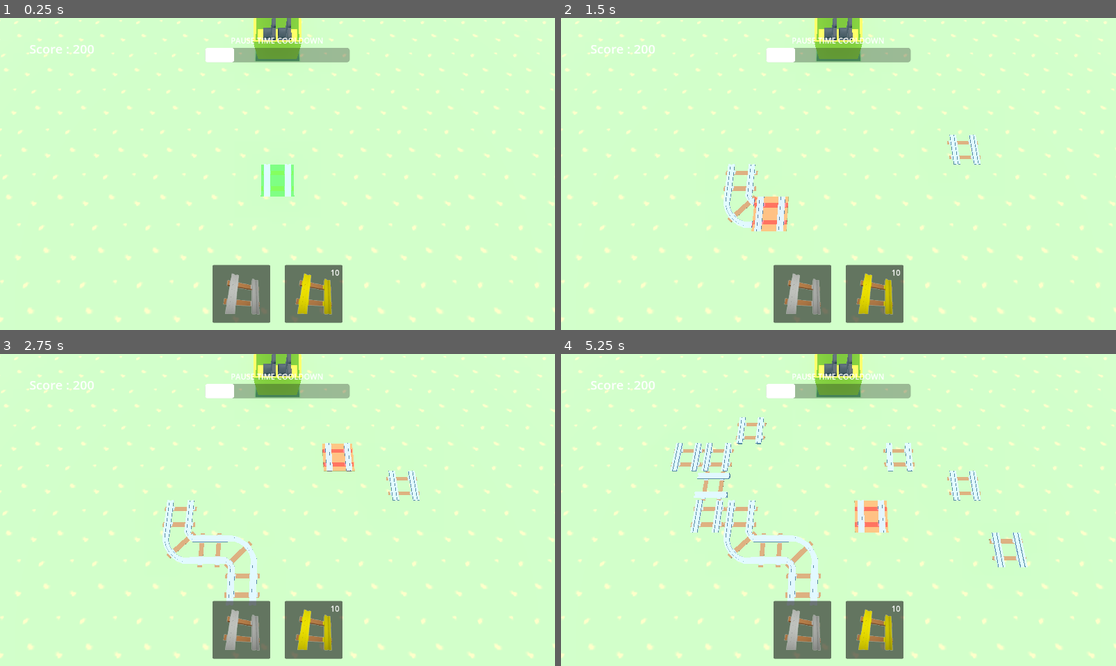
Above: before the commit, frames 1-4 (two rows, left to right).
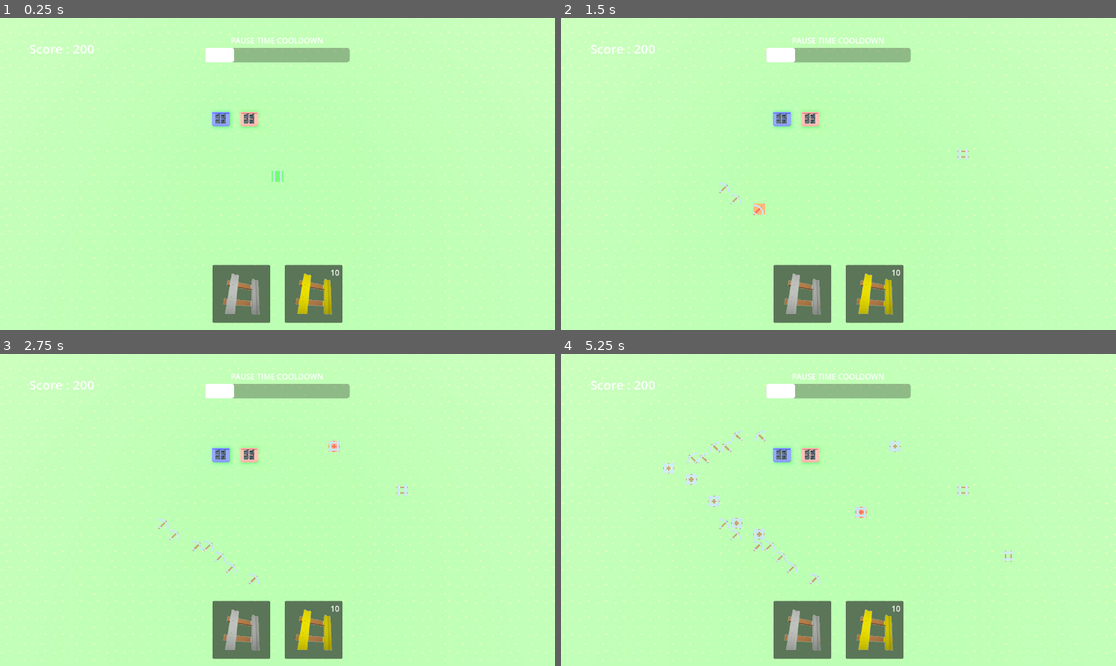
Above: after the commit, the same moments.

Repository: RaghavGohil/gic-jam-2025
Game: Godot game, scene res://node_3d.tscn
Same seed, same stepped clock (60 frames per second), same inputs: the game is played once before the commit and once after it.
Inputs (mouse positions are in pixels of both pictures, inside the frame that each line leads up to):
- Up to frame 1 (0.25 s): no input
- Up to frame 2 (1.5 s): tap Enter at 0.5 s; move the mouse to (960, 158) at 0.52 s; tap 1 at 0.6 s; click (960, 158) at 0.67 s; tap 2 at 0.8 s; tap Space at 1.25 s; drag from (727, 189) to (810, 236) at 1.27 s
- Up to frame 3 (2.75 s): tap Enter at 2 s; move the mouse to (333, 441) at 2.02 s; tap 3 at 2.1 s; click (333, 441) at 2.17 s; tap R at 2.3 s
- Up to frame 4 (5.25 s): tap Space at 2.75, 4.25 s; drag from (810, 572) to (672, 463) at 2.77 s; tap Enter at 3.5 s; move the mouse to (1005, 556) at 3.52 s; tap 1 at 3.6 s; click (1005, 556) at 3.67 s; tap 2 at 3.8 s; drag from (672, 463) to (755, 432) at 4.27 s; move the mouse to (866, 510) at 5.02 s; tap 3 at 5.1 s; click (866, 510) at 5.17 s

The runs differ from the first frame. In frame 1, 6.3% of the frame differs, in the area x 0-100%, y 0-99%; in frame 2, 7.3%; in frame 3, 8.1%; in frame 4, 10%.

Commit message:
removed auto track making and added coaster spawning

Diff:
--- /dev/null
+++ b/coaster_spawner.gd
@@ -0,0 +1,102 @@
+extends Node3D
+
+@export var coaster_scene: PackedScene  # Assign the coaster scene in the Inspector
+@export var min_train_length: int = 2  # Minimum number of coasters
+@export var max_train_length: int = 6  # Maximum number of coasters
+@export var grid_size: float = 5.0  # Grid spacing metric
+@export var spawn_height: float = 1.0  # Height of spawned coasters
+
+# Define a set of colors for coasters
+@export var coaster_colors: Array[Color] = [
+	Color.RED, Color.BLUE, Color.GREEN, Color.YELLOW, Color.ORANGE, Color.PURPLE
+]
+
+# Possible movement directions
+var DIRECTIONS = [
+	Vector3.FORWARD, Vector3.BACK,  # Up, Down
+	Vector3.LEFT, Vector3.RIGHT  # Left, Right
+]
+
+func _ready() -> void:
+	spawn_coasters()
+
+func spawn_coasters():
+	if coaster_scene == null:
+		print("No coaster scene assigned!")
+		return
+
+	var train_length = randi_range(min_train_length, max_train_length)  # Random train length
+	var start_position = global_transform.origin  # Starting position of the train
+
+	print("Spawning a train with", train_length, "coasters")
+
+	# Choose a random movement pattern
+	var pattern = _choose_spawn_pattern(train_length)
+
+	var current_position = start_position  # Initialize position
+
+	for i in range(train_length):
+		var coaster = coaster_scene.instantiate()
+		var direction = pattern[i]  # Direction for this coaster
+		current_position += direction * grid_size  # Move position based on direction
+
+		coaster.global_transform.origin = current_position
+		coaster.transform.basis = _calculate_rotation(direction)  # Rotate properly
+		add_child(coaster)  # Add to scene
+
+		# Assign a unique color
+		var color_index = i % coaster_colors.size()
+		_assign_color(coaster, coaster_colors[color_index])
+
+		print("Spawned coaster at:", current_position, "Direction:", direction, "Color:", coaster_colors[color_index])
+
+# Function to assign color to coaster's material
+func _assign_color(coaster: Node3D, color: Color):
+	var coaster_mesh = coaster.get_child(0)
+	if coaster_mesh is MeshInstance3D:
+		var material = coaster_mesh.get_surface_override_material(0)
+		if material == null:
+			material = StandardMaterial3D.new()
+			coaster_mesh.set_surface_override_material(0, material)
+		material.albedo_color = color
+	elif coaster.has_node("MeshInstance3D"):  # If the coaster has a mesh child
+		var mesh_instance = coaster.get_node("MeshInstance3D")
+		var material = StandardMaterial3D.new()
+		material.albedo_color = color
+		mesh_instance.set_surface_override_material(0, material)
+
+# Function to determine train shape (Straight-line or L-shape in any direction)
+func _choose_spawn_pattern(train_length: int) -> Array[Vector3]:
+	var pattern : Array[Vector3] = []
+	var is_l_shape = randi() % 2 == 0  # 50% chance of L-shape
+
+	# Pick a random starting direction
+	var straight_dir = DIRECTIONS[randi() % DIRECTIONS.size()]
+	var turn_dir = _choose_turn_direction(straight_dir)  # Get a valid turn
+
+	if is_l_shape and train_length > 2:
+		# First half in one direction, second half turns
+		for i in range(train_length):
+			if i < train_length / 2:
+				pattern.append(straight_dir)
+			else:
+				pattern.append(turn_dir)
+	else:
+		# Straight line
+		for i in range(train_length):
+			pattern.append(straight_dir)
+
+	return pattern
+
+# Function to choose a valid turn direction for L-shape
+func _choose_turn_direction(straight_dir: Vector3) -> Vector3:
+	if straight_dir == Vector3.FORWARD or straight_dir == Vector3.BACK:
+		return Vector3.LEFT if randi() % 2 == 0 else Vector3.RIGHT
+	else:
+		return Vector3.FORWARD if randi() % 2 == 0 else Vector3.BACK
+
+# Function to calculate correct rotation based on direction with a 90-degree offset
+func _calculate_rotation(direction: Vector3) -> Basis:
+	var basis = Basis().looking_at(direction, Vector3.UP)  # Original orientation
+	var rotation_offset = Basis(Vector3.UP, deg_to_rad(90))  # 90-degree rotation around UP axis
+	return basis * rotation_offset  # Apply the offset
--- /dev/null
+++ b/model_scenes/coaster.tscn
@@ -0,0 +1,5 @@
+[gd_scene load_steps=2 format=3 uid="uid://bnndf568qm75j"]
+
+[ext_resource type="PackedScene" uid="uid://diiel01barb7y" path="res://models/coaster.fbx" id="1_de7eu"]
+
+[node name="coaster" instance=ExtResource("1_de7eu")]
--- a/node_3d.tscn
+++ b/node_3d.tscn
@@ -1,22 +1,25 @@
-[gd_scene load_steps=20 format=3 uid="uid://tqkk3fnilm6j"]
-
-[ext_resource type="PackedScene" uid="uid://diiel01barb7y" path="res://coaster.fbx" id="1_7flm2"]
+[gd_scene load_steps=23 format=3 uid="uid://tqkk3fnilm6j"]
+
+[ext_resource type="Script" path="res://coaster_spawner.gd" id="1_em4fc"]
 [ext_resource type="Texture2D" uid="uid://d3y0bsoqb08tw" path="res://textures/grass.png" id="2_og6wh"]
 [ext_resource type="Script" path="res://scripts/camera.gd" id="2_pk533"]
-[ext_resource type="PackedScene" uid="uid://cf2ajfhvcde4v" path="res://scenes/normal_straight_track.tscn" id="5_vv7c7"]
+[ext_resource type="PackedScene" uid="uid://diiel01barb7y" path="res://models/coaster.fbx" id="2_uvfj1"]
+[ext_resource type="PackedScene" uid="uid://2l1x7qtabqki" path="res://models/tracks/normal_cross_track.fbx" id="5_j21ut"]
+[ext_resource type="PackedScene" uid="uid://c3djgn3a0fxx0" path="res://models/tracks/normal_straight_track.fbx" id="5_nx27v"]
 [ext_resource type="PackedScene" uid="uid://brh4eam4vjm2t" path="res://scenes/normal_curved_track.tscn" id="6_3ipdo"]
 [ext_resource type="Script" path="res://scripts/track_manager.gd" id="6_csse8"]
 [ext_resource type="PackedScene" uid="uid://o75qv3vha5pt" path="res://scenes/golden_straight_track.tscn" id="7_6h50n"]
 [ext_resource type="PackedScene" uid="uid://jb6r8a4rbx8x" path="res://model_scenes/normal_track.tscn" id="7_f8tc7"]
 [ext_resource type="PackedScene" uid="uid://j7duat04er66" path="res://model_scenes/golden_track.tscn" id="7_y4crk"]
 [ext_resource type="PackedScene" uid="uid://t3vrfreli3s5" path="res://scenes/golden_curved_track.tscn" id="8_b07y4"]
+[ext_resource type="PackedScene" uid="uid://bqflyyvcskqrf" path="res://models/tracks/golden_cross_track.fbx" id="10_yqw4j"]
 
 [sub_resource type="ProceduralSkyMaterial" id="ProceduralSkyMaterial_obqn7"]
-sky_top_color = Color(0.565765, 0.738521, 0.984149, 1)
-sky_horizon_color = Color(0.451769, 0.715553, 0.992505, 1)
+sky_top_color = Color(0.486518, 0.672223, 0.867064, 1)
+sky_horizon_color = Color(0.486275, 0.670588, 0.866667, 1)
 sky_curve = 0.15529
-ground_bottom_color = Color(0.357118, 0.749961, 1, 1)
-ground_horizon_color = Color(0.377316, 0.649674, 0.998493, 1)
+ground_bottom_color = Color(0.499386, 0.679967, 0.872401, 1)
+ground_horizon_color = Color(0.486275, 0.670588, 0.866667, 1)
 
 [sub_resource type="Sky" id="Sky_avt2k"]
 sky_material = SubResource("ProceduralSkyMaterial_obqn7")
@@ -57,19 +60,24 @@
 [node name="Game" type="Node"]
 
 [node name="DirectionalLight3D" type="DirectionalLight3D" parent="."]
-transform = Transform3D(1, 0, 0, 0, 0.0669879, 0.997754, 0, -0.997754, 0.0669879, 0, 0, 0)
+transform = Transform3D(1, 0, 0, 0, -0.582109, 0.813111, 0, -0.813111, -0.582109, 0, 0, 0)
 light_color = Color(0.88216, 0.803784, 0.79058, 1)
 shadow_enabled = true
 
 [node name="WorldEnvironment" type="WorldEnvironment" parent="."]
 environment = SubResource("Environment_0xoxg")
 
-[node name="coaster" parent="." instance=ExtResource("1_7flm2")]
+[node name="CoasterSpawner" type="Node3D" parent="."]
 transform = Transform3D(1, 0, 0, 0, 1, 0, 0, 0, 1, 0, 0.805877, 0)
+script = ExtResource("1_em4fc")
+coaster_scene = ExtResource("2_uvfj1")
+coaster_colors = Array[Color]([Color(1, 0.48, 0.4, 1), Color(0.4, 0.4, 1, 1), Color(0.4, 1, 0.4, 1), Color(1, 1, 0.4, 1), Color(1, 0.79, 0.4, 1), Color(0.7154, 0.392, 0.98, 1)])
 
 [node name="Camera3D" type="Camera3D" parent="."]
 transform = Transform3D(-1, 8.21506e-08, -2.99003e-08, -9.00006e-09, 0.243463, 0.96991, 8.69583e-08, 0.96991, -0.243463, 0, 12.2235, -12.6535)
+projection = 1
 current = true
+size = 55.099
 script = ExtResource("2_pk533")
 pan_speed = 0.2
 
@@ -87,10 +95,12 @@
 
 [node name="TrackManager" type="Node3D" parent="." node_paths=PackedStringArray("cursor_mesh", "camera")]
 script = ExtResource("6_csse8")
-track_normal_straight = ExtResource("5_vv7c7")
+track_normal_straight = ExtResource("5_nx27v")
 track_normal_curved = ExtResource("6_3ipdo")
+track_normal_cross = ExtResource("5_j21ut")
 track_golden_straight = ExtResource("7_6h50n")
 track_golden_curved = ExtResource("8_b07y4")
+track_golden_cross = ExtResource("10_yqw4j")
 cursor_mesh = NodePath("MeshInstance3D")
 camera = NodePath("../Camera3D")
 
--- a/scripts/camera.gd
+++ b/scripts/camera.gd
@@ -12,9 +12,9 @@
 	# Scroll to Zoom (Changes Y-axis height)
 	if event is InputEventMouseButton:
 		if event.button_index == MOUSE_BUTTON_WHEEL_UP:
-			position.y = max(min_zoom, position.y - zoom_speed)
+			size = max(min_zoom, size - zoom_speed)
 		elif event.button_index == MOUSE_BUTTON_WHEEL_DOWN:
-			position.y = min(max_zoom, position.y + zoom_speed)
+			size = min(max_zoom, size + zoom_speed)
 
 		# Start/Stop Panning with Middle Mouse Button
 		elif event.button_index == MOUSE_BUTTON_MIDDLE:
--- /dev/null
+++ b/scripts/coaster.gd
@@ -0,0 +1,11 @@
+extends Node3D
+
+
+# Called when the node enters the scene tree for the first time.
+func _ready() -> void:
+	pass # Replace with function body.
+
+
+# Called every frame. 'delta' is the elapsed time since the previous frame.
+func _process(delta: float) -> void:
+	pass
--- a/scripts/track_manager.gd
+++ b/scripts/track_manager.gd
@@ -10,15 +10,13 @@
 @export var camera: Camera3D
 
 var selected_material = "normal"
-var last_track = null
-var last_track_pos = null
-var second_last_track = null
-var second_last_track_pos = null
+var selected_track_type = "straight"
 var grid_size = 2.0
 var placing_track = false
+var removing_tracks = false
+var rot = 0
+var track_map = {}
 var preview_track = null
-var track_map = {}
-var removing_tracks = false
 
 func _ready():
 	cursor_mesh.visible = true
@@ -27,34 +25,33 @@
 
 func _process(_delta):
 	update_cursor_position()
-	if placing_track and is_placeable(cursor_mesh.global_transform.origin):
-		place_track(true)
+	if placing_track:
+		place_track()
 	if removing_tracks:
 		remove_track()
 
 func _input(event):
 	if event is InputEventMouseButton:
 		if event.button_index == MOUSE_BUTTON_LEFT:
-			if event.pressed:
-				placing_track = true
-				place_track(false)
-			else:
-				placing_track = false
+			placing_track = event.pressed
+			if placing_track:
+				place_track()
 		elif event.button_index == MOUSE_BUTTON_RIGHT:
-			if event.pressed:
-				removing_tracks = true
+			removing_tracks = event.pressed
+			if removing_tracks:
 				remove_track()
-			else:
-				removing_tracks = false
 
 	if event is InputEventKey and event.pressed:
 		match event.keycode:
 			KEY_Q: selected_material = "normal"; update_preview_track()
 			KEY_E: selected_material = "golden"; update_preview_track()
-			KEY_R: cursor_mesh.rotation_degrees.y += 90
+			KEY_1: selected_track_type = "straight"; update_preview_track()
+			KEY_2: selected_track_type = "curved"; update_preview_track()
+			KEY_3: selected_track_type = "cross"; update_preview_track()
+			KEY_R: rotate_preview_track()
 
 func update_cursor_position():
-	if camera == null:
+	if not camera:
 		print("Error: Camera is not assigned!")
 		return
 
@@ -77,90 +74,33 @@
 		if preview_track:
 			preview_track.global_transform.origin = snapped_position
 			preview_track.visible = is_placeable(snapped_position)
+			preview_track.rotation_degrees.y = rot
 
-func place_track(dragging):
+func place_track():
 	var grid_pos = snap_to_grid(cursor_mesh.global_transform.origin)
 
-	if grid_pos in track_map:
-		# Reset track memory if we try to place on an existing track
-		last_track = null
-		last_track_pos = null
-		second_last_track = null
-		second_last_track_pos = null
+	if track_map.has(grid_pos):
 		return
 
-	var track_scene = get_selected_track_scene()
-	var new_track = track_scene.instantiate()
-	new_track.global_transform.origin = grid_pos
+	if is_placeable(grid_pos):
+		var track_scene = get_selected_track_scene()
+		var new_track = track_scene.instantiate()
+		new_track.global_transform.origin = grid_pos
+		new_track.rotation_degrees.y = rot
 
-	if dragging and last_track:
-		determine_track_type(grid_pos)
-
-	add_child(new_track)
-	track_map[grid_pos] = new_track
-
-	second_last_track = last_track
-	second_last_track_pos = last_track_pos
-	last_track_pos = grid_pos
-	last_track = new_track
-
-func determine_track_type(new_pos):
-	if second_last_track and last_track:
-		var last_diff = last_track_pos - second_last_track_pos
-		var new_diff = new_pos - last_track_pos
-
-		# If direction changes, replace last straight track with a curved one
-		if last_diff.dot(new_diff) == 0:
-			var curved_track = track_normal_curved.instantiate()
-			curved_track.global_transform.origin = last_track_pos
-			curved_track.rotation_degrees.y = determine_curve_rotation(last_diff, new_diff)
-
-			last_track.queue_free()
-			track_map[last_track_pos] = curved_track
-			add_child(curved_track)
-			last_track = curved_track
-		else:
-			var straight_track = track_normal_straight.instantiate()
-			straight_track.global_transform.origin = last_track_pos
-			straight_track.rotation_degrees.y = determine_straight_rotation(new_diff)
-
-			last_track.queue_free()
-			track_map[last_track_pos] = straight_track
-			add_child(straight_track)
-			last_track = straight_track
-
-func determine_straight_rotation(new_diff):
-	if new_diff.x > 0:
-		return 90
-	elif new_diff.x < 0:
-		return 270
-	elif new_diff.z > 0:
-		return 0
-	elif new_diff.z < 0:
-		return 180
-	return 0
-
-func determine_curve_rotation(last_diff, new_diff):
-	if last_diff.x > 0:
-		return 180 if new_diff.z > 0 else 90
-	if last_diff.x < 0:
-		return 270 if new_diff.z > 0 else 0
-	if last_diff.z > 0:
-		return 0 if new_diff.x > 0 else 90
-	if last_diff.z < 0:
-		return 270 if new_diff.x > 0 else 180
-	return 0
+		add_child(new_track)
+		track_map[grid_pos] = new_track
 
 func remove_track():
 	var grid_pos = snap_to_grid(cursor_mesh.global_transform.origin)
-	if grid_pos in track_map:
-		var track_to_remove = track_map[grid_pos]
-		if track_to_remove:
-			track_to_remove.queue_free()
-			track_map.erase(grid_pos)
-			if last_track_pos == grid_pos:
-				last_track_pos = null
-				last_track = null
+	if track_map.has(grid_pos):
+		track_map[grid_pos].queue_free()
+		track_map.erase(grid_pos)
+
+func rotate_preview_track():
+	rot = (rot + 90) % 360
+	if preview_track:
+		preview_track.rotation_degrees.y = rot
 
 func ensure_cursor_material():
 	if not cursor_mesh.get_surface_override_material(0):
@@ -173,17 +113,24 @@
 	var mat = cursor_mesh.get_surface_override_material(0)
 	if mat:
 		mat.albedo_color = Color(0, 1, 0, 0.5) if is_valid else Color(1, 0, 0, 0.5)
-	if preview_track:
-		preview_track.visible = is_valid
 
 func is_placeable(position):
 	return not track_map.has(position)
 
 func get_selected_track_scene():
-	if selected_material == "normal":
-		return track_normal_straight
-	else:
-		return track_golden_straight
+	var track_dict = {
+		"normal": {
+			"straight": track_normal_straight,
+			"curved": track_normal_curved,
+			"cross": track_normal_cross
+		},
+		"golden": {
+			"straight": track_golden_straight,
+			"curved": track_golden_curved,
+			"cross": track_golden_cross
+		}
+	}
+	return track_dict[selected_material][selected_track_type]
 
 func create_preview_track():
 	if preview_track:
Binary file removed: coaster.fbx
Binary file added: models/coaster.fbx
Not shown, changed: models/coaster.fbx.import
Binary file added: models/portal.fbx
Not shown, added: models/portal.fbx.import
Binary file added: models/tracks/golden_cross_track.fbx
Not shown, added: models/tracks/golden_cross_track.fbx.import
Binary file added: models/tracks/normal_cross_track.fbx
Not shown, added: models/tracks/normal_cross_track.fbx.import
Not shown, changed: .gitignore
